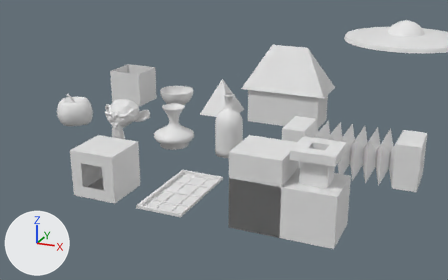
What one commit did to the Blender file Assignment 2/Assignment 2.blend.
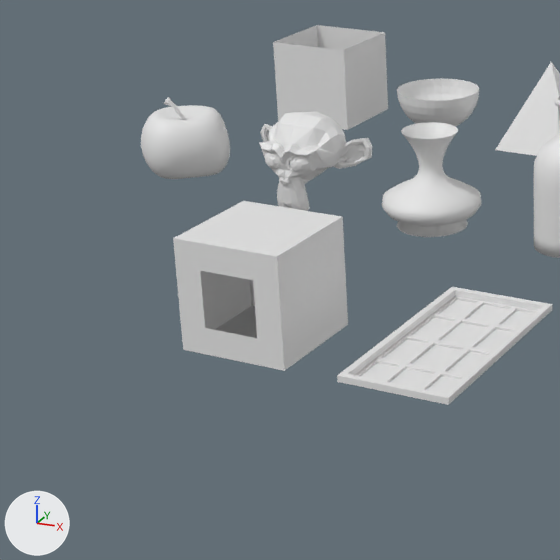
There are two pictures of each version: one whole from a 50 mm camera at (20.16, -17.01, 11.02) aimed at (9.91, 6.32, 1.72), one close up on the part from 0% to 50% of the width and 19% to 100% of the height. Arrows for +X, +Y and +Z are at lower left; the lights stay in place.
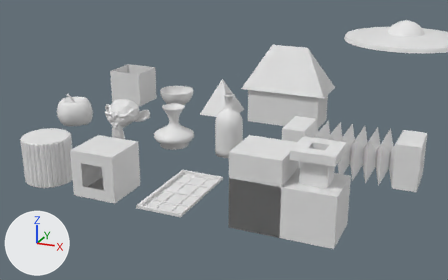
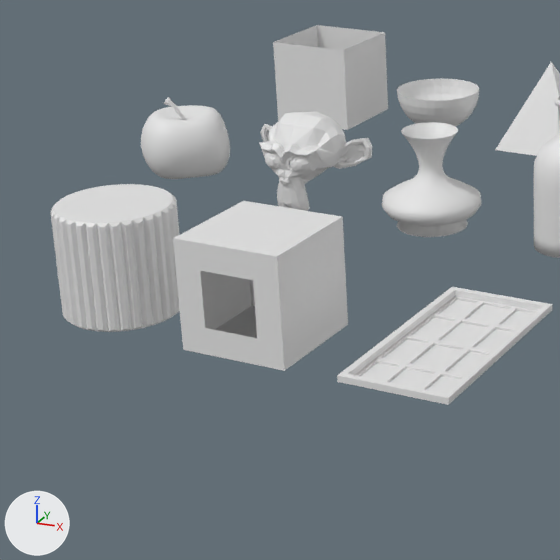
Commit message: Added volymratt

What changed in the scene script:
```text
Add me_cylinder_002:
    me_cylinder_002.from_pydata(...)  # 192 vertices, 162 faces; spans x -1.06..1.06, y -1.06..1.06, z -1.0..1.0
Add ob_cylinder_002:
    ob_cylinder_002 = bpy.data.objects.new('Cylinder.002', me_cylinder_002)
    ob_cylinder_002.location = (3.0, 3.0, 1.0)
```

Pixel boxes (x1, y1, x2, y2) of what changed, in the close-ups (560 x 560 px):
'Cylinder.002', added
    after: (50, 184, 180, 332)
